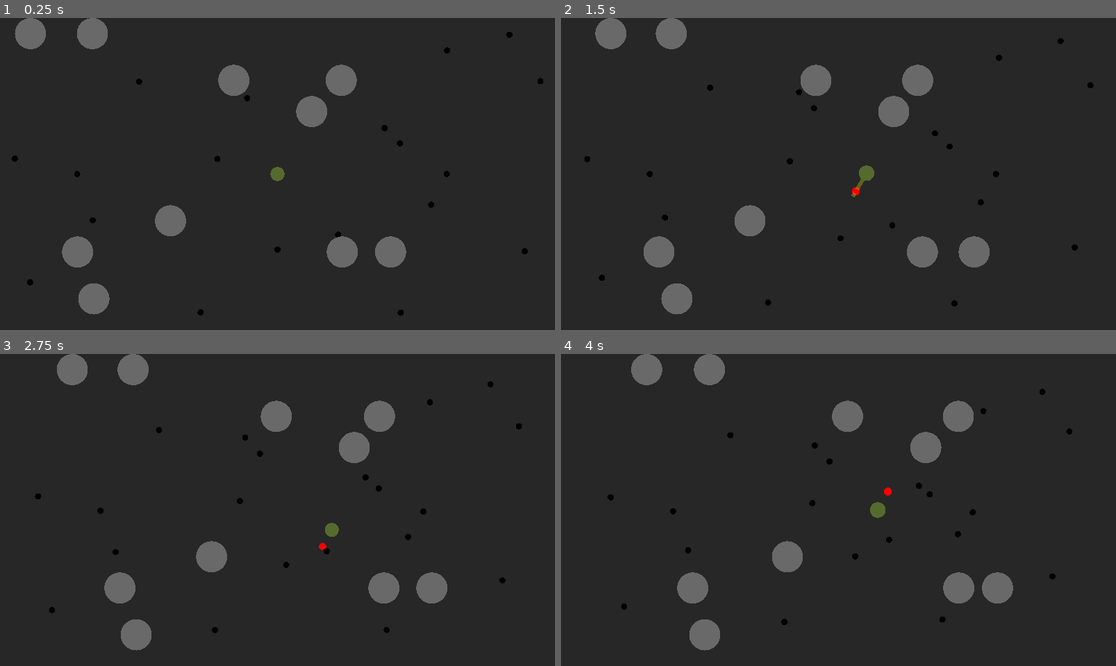
Above: before the commit, frames 1-4 (two rows, left to right).
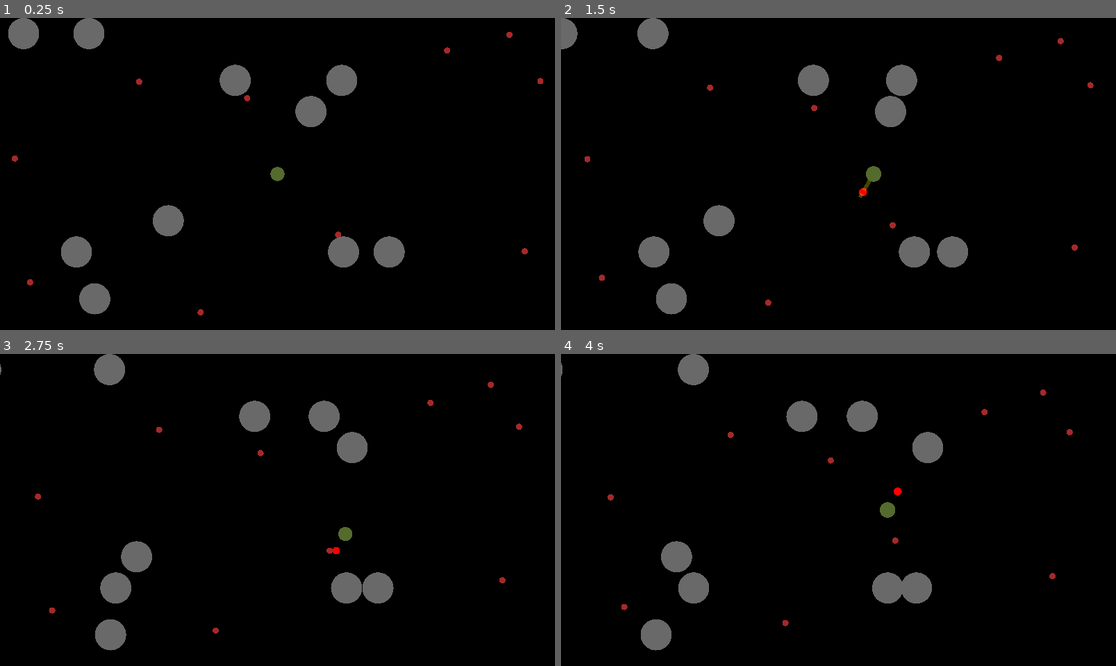
Above: after the commit, the same moments.

Repository: ralabate/cylinder-sorcerer
Game: Godot game, scene res://main.tscn
Two runs of this game, one before a commit and one after it. Both use one fixed random seed, a clock stepped at 60 frames per second and the inputs below.
Inputs:
- Up to frame 1 (0.25 s): no input
- Up to frame 2 (1.5 s): hold D 0.53-1.28 s; hold H 0.53-1.28 s; hold S from 1.28 s (still down); tap J at 1.35 s
- Up to frame 3 (2.75 s): release S at 2.03 s; hold D from 2.03 s (still down); hold H from 2.03 s (still down)
- Up to frame 4 (4 s): release D at 2.78 s; release H at 2.78 s; hold W 2.78-3.53 s; tap J at 2.85 s; hold A from 3.53 s (still down); hold H from 3.53 s (still down)

The runs differ from the first frame. In frame 1, 96% of the frame differs, in the area x 0-100%, y 0-100%; in frame 2, 98%; in frame 3, 99%; in frame 4, 99%.

Commit message:
faster player, different color, normalized diagonal speed, different shake per monster

Diff:
--- a/cylinder-sorcerer/main.gd
+++ b/cylinder-sorcerer/main.gd
@@ -1,10 +1,13 @@
 extends Node3D
 
+const DUNGEON_COLOR = Color.BLACK
+
+const PLAYER_CAMERA_SHAKE_AMOUNT = 0.70
 const PLAYER_COLOR = Color.DARK_OLIVE_GREEN
 const PLAYER_HP = 4
 const PLAYER_NUM_HURT_FRAMES = 12
 const PLAYER_RADIUS = 0.5
-const PLAYER_SPEED = 0.04
+const PLAYER_SPEED = 0.05
 
 const PLAYER_SWORD_ROOT_MOTION = 2.5
 const PLAYER_NUM_SWORD_FRAMES = 20
@@ -15,22 +18,23 @@
 
 const SKULL_COUNT = 10
 
+const SKULL_CAMERA_SHAKE_AMOUNT = 0.45
 const SKULL_COLOR = Color.DIM_GRAY
 const SKULL_HP = 3
 const SKULL_NUM_HURT_FRAMES = 14
 const SKULL_RADIUS = 1.0
 const SKULL_SPEED = 0.02
 
-const BAT_COUNT = 20
-
-const BAT_COLOR = Color.BLACK
+const BAT_COUNT = 10
+
+const BAT_CAMERA_SHAKE_AMOUNT = 0.15
+const BAT_COLOR = Color.BROWN
 const BAT_HP = 1
 const BAT_NUM_HURT_FRAMES = 14
 const BAT_RADIUS = 0.2
 const BAT_SPEED = 0.01
 
 const CAMERA_SHAKE_FRAMES = SKULL_NUM_HURT_FRAMES * 2.0
-const CAMERA_SHAKE_AMOUNT = 0.35
 
 const WRAP_X = 17
 const WRAP_Z = 9
@@ -44,7 +48,7 @@
 }
 
 var input_bit_field: int
-var input_bit_field_previous_frame: int # AFTER FOUR-WAY
+var input_bit_field_previous_frame: int
 var was_attacking: bool
 var is_attacking: bool
 
@@ -58,13 +62,16 @@
 var sword: MeshInstance3D
 var sword_debug: MeshInstance3D
 var camera: Camera3D
+var camera_shake_amount: float
 
 class Actor:
 	var behavior_func
+	var camera_shake_amount: float
 	var color: Color
 	var dir: Vector3i
 	var hp: int
 	var hurt_frame: int
+	var is_dead: bool
 	var knockback_dir: Vector3
 	var mesh_instance: MeshInstance3D
 	var num_hurt_frames: int
@@ -75,15 +82,18 @@
 
 	func _init(p_breed: Breed):
 		self.behavior_func = p_breed.behavior_func
+		self.camera_shake_amount = p_breed.camera_shake_amount
+		self.color = p_breed.color
 		self.dir = Vector3i(0, 0, 0)
 		self.hp = p_breed.hp
 		self.hurt_frame = p_breed.num_hurt_frames + 1
+		self.is_dead = false
 		self.mesh_instance = MeshInstance3D.new()
 		self.mesh_instance.mesh = SphereMesh.new()
 		self.mesh_instance.mesh.height = 2.0 * p_breed.radius
 		self.mesh_instance.mesh.radius = p_breed.radius
 		var material = StandardMaterial3D.new()
-		material.albedo_color = p_breed.color
+		material.albedo_color = self.color
 		material.flags_unshaded = true
 		self.mesh_instance.mesh.surface_set_material(0, material)
 		self.num_hurt_frames = p_breed.num_hurt_frames
@@ -97,14 +107,16 @@
 
 class Breed:
 	var behavior_func
+	var camera_shake_amount: float
 	var color: Color
 	var hp: int
 	var num_hurt_frames: int
 	var radius: float
 	var speed: float
 
-	func _init(p_behavior_func, p_color: Color, p_hp: int, p_num_hurt_frames: int, p_radius: float, p_speed: float):
+	func _init(p_behavior_func, p_camera_shake_amount: float, p_color: Color, p_hp: int, p_num_hurt_frames: int, p_radius: float, p_speed: float):
 		self.behavior_func = p_behavior_func
+		self.camera_shake_amount = p_camera_shake_amount
 		self.color = p_color
 		self.hp = p_hp
 		self.num_hurt_frames = p_num_hurt_frames
@@ -112,13 +124,15 @@
 		self.speed = p_speed
 
 func behavior_func_seek(p_a: Actor, p_player_pos: Vector3):
+	if player.is_dead:
+		return
 	var dir: Vector3
 	dir.x = p_player_pos.x - p_a.pos.x
 	dir.z = p_player_pos.z - p_a.pos.z
 	p_a.pos += dir.normalized() * p_a.speed
 
 func behavior_func_wander(p_a: Actor, p_player_pos: Vector3):
-	p_a.pos.x += p_a.speed * sin(0.01 * frame + p_a.seed)
+	p_a.pos.x += p_a.speed * sin(0.01 * frame + 100*p_a.seed)
 
 func behavior_func_wander_then_seek(p_a: Actor, p_player_pos: Vector3):
 	if p_a.hp <= 1:
@@ -132,9 +146,9 @@
 	return(p2.x - p1.x) * (p2.x - p1.x) + (p2.z - p1.z) * (p2.z - p1.z) < (r1 + r2) * (r1 + r2)
 
 func _ready() -> void:
-	#RenderingServer.set_default_clear_color(Color(0.1, 0.1, 0.1))
-
-	var player_breed = Breed.new(behavior_func_seek, PLAYER_COLOR, PLAYER_HP, PLAYER_NUM_HURT_FRAMES, PLAYER_RADIUS, PLAYER_SPEED)
+	RenderingServer.set_default_clear_color(DUNGEON_COLOR)
+
+	var player_breed = Breed.new(behavior_func_seek, PLAYER_CAMERA_SHAKE_AMOUNT, PLAYER_COLOR, PLAYER_HP, PLAYER_NUM_HURT_FRAMES, PLAYER_RADIUS, PLAYER_SPEED)
 	player = Actor.new(player_breed)
 	player.pos = Vector3(0, 0, 0*WRAP_Z)
 
@@ -162,11 +176,11 @@
 	player.mesh_instance.add_child(sword_debug)
 	sword_debug.visible = false
 
-	var skull_breed = Breed.new(behavior_func_wander_then_seek, SKULL_COLOR, SKULL_HP, SKULL_NUM_HURT_FRAMES, SKULL_RADIUS, SKULL_SPEED)
+	var skull_breed = Breed.new(behavior_func_wander_then_seek, SKULL_CAMERA_SHAKE_AMOUNT, SKULL_COLOR, SKULL_HP, SKULL_NUM_HURT_FRAMES, SKULL_RADIUS, SKULL_SPEED)
 	for i in SKULL_COUNT:
 			baddie_list.append(Actor.new(skull_breed))
 
-	var bat_breed = Breed.new(behavior_func_seek, BAT_COLOR, BAT_HP, BAT_NUM_HURT_FRAMES, BAT_RADIUS, BAT_SPEED)
+	var bat_breed = Breed.new(behavior_func_seek, BAT_CAMERA_SHAKE_AMOUNT, BAT_COLOR, BAT_HP, BAT_NUM_HURT_FRAMES, BAT_RADIUS, BAT_SPEED)
 	for i in BAT_COUNT:
 			baddie_list.append(Actor.new(bat_breed))
 
@@ -212,7 +226,9 @@
 			input_bit_field ^= Direction.DOWN
 			tmp_dir.z += 1
 
-		player.pos += PLAYER_SPEED * tmp_dir
+		var normalized_tmp_dir: Vector3 = tmp_dir
+		normalized_tmp_dir = normalized_tmp_dir.normalized()
+		player.pos += PLAYER_SPEED * normalized_tmp_dir
 
 		if tmp_dir != Vector3i.ZERO:
 			player.dir = tmp_dir
@@ -224,14 +240,14 @@
 			_ when player.hurt_frame < player.num_hurt_frames:
 				player.pos += player.knockback_dir * 0.05
 				if player.hurt_frame % 2 == 0:
-					RenderingServer.set_default_clear_color(Color.BLACK)
+					RenderingServer.set_default_clear_color(DUNGEON_COLOR)
 					player.mesh_instance.get_active_material(0).albedo_color = Color.WHITE
 				else:
 					RenderingServer.set_default_clear_color(Color.RED)
 					player.mesh_instance.get_active_material(0).albedo_color = Color.BLACK
 			_ when player.hurt_frame == player.num_hurt_frames:
 				player.mesh_instance.get_active_material(0).albedo_color = Color.DARK_OLIVE_GREEN
-				RenderingServer.set_default_clear_color(Color(0.1, 0.1, 0.1))
+				RenderingServer.set_default_clear_color(DUNGEON_COLOR)
 
 
 		player.hurt_frame += 1
@@ -305,6 +321,7 @@
 			b.knockback_dir = b.knockback_dir.normalized()
 			b.hp -= 1
 			if b.hp == 0:
+				camera_shake_amount = b.camera_shake_amount
 				camera_shake_frame = 1
 			b.speed *= -1
 
@@ -312,7 +329,7 @@
 
 			match b.hurt_frame:
 				1:
-					b.mesh_instance.get_active_material(0).albedo_color = Color.SIENNA
+					b.mesh_instance.get_active_material(0).albedo_color = b.color
 					b.mesh_instance.scale = Vector3(0.9, 0.9, 0.9)
 					b.pos += b.knockback_dir * -0.05
 					b.pos.x += randf_range(-1.0, 1.0) * 0.1
@@ -337,13 +354,13 @@
 					b.pos.x += randf_range(-1.0, 1.0) * 0.07
 					b.pos.z += randf_range(-1.0, 1.0) * 0.07
 				5:
-					b.mesh_instance.get_active_material(0).albedo_color = Color.SIENNA
+					b.mesh_instance.get_active_material(0).albedo_color = b.color
 					b.mesh_instance.scale = Vector3(1.1, 1.1, 1.1)
 					b.pos += b.knockback_dir * 0.22
 					b.pos.x += randf_range(-1.0, 1.0) * 0.06
 					b.pos.z += randf_range(-1.0, 1.0) * 0.06
 				_ when b.hurt_frame < b.num_hurt_frames:
-					b.mesh_instance.get_active_material(0).albedo_color = Color.SIENNA
+					b.mesh_instance.get_active_material(0).albedo_color = b.color
 					b.mesh_instance.scale = Vector3(1, 1, 1)
 					b.pos.x += randf_range(-1.0, 1.0) * 0.01
 					b.pos.z += randf_range(-1.0, 1.0) * 0.01
@@ -352,6 +369,8 @@
 						b.pos = Vector3(999, 999, 999)
 						b.speed = 0
 						b.mesh_instance.hide()
+				_ when b.hurt_frame == b.num_hurt_frames:
+					b.mesh_instance.get_active_material(0).albedo_color = b.color
 
 		b.behavior_func.call(b, player.pos)
 
@@ -363,11 +382,16 @@
 			player.knockback_dir.z = player.pos.z - b.pos.z
 			player.knockback_dir = player.knockback_dir.normalized()
 			player.hp -= 1
+			if (player.hp <= 0):
+				pass
+				#player.is_dead = true
+				#player.mesh_instance.hide()
+			camera_shake_amount = player.camera_shake_amount
 			camera_shake_frame = 1
 
 	if camera_shake_frame <= CAMERA_SHAKE_FRAMES:
-		camera.transform.origin.x = randf_range(-1.0, 1.0) * CAMERA_SHAKE_AMOUNT * (1.0 - float(camera_shake_frame)/CAMERA_SHAKE_FRAMES)
-		camera.transform.origin.z = randf_range(-1.0, 1.0) * CAMERA_SHAKE_AMOUNT * (1.0 - float(camera_shake_frame)/CAMERA_SHAKE_FRAMES)
+		camera.transform.origin.x = randf_range(-1.0, 1.0) * camera_shake_amount * (1.0 - float(camera_shake_frame)/CAMERA_SHAKE_FRAMES)
+		camera.transform.origin.z = randf_range(-1.0, 1.0) * camera_shake_amount * (1.0 - float(camera_shake_frame)/CAMERA_SHAKE_FRAMES)
 		var camera_theta = randf_range(-PI, PI) * 0.02
 		camera.rotation_degrees.z += camera_theta
 		camera_shake_frame += 1
